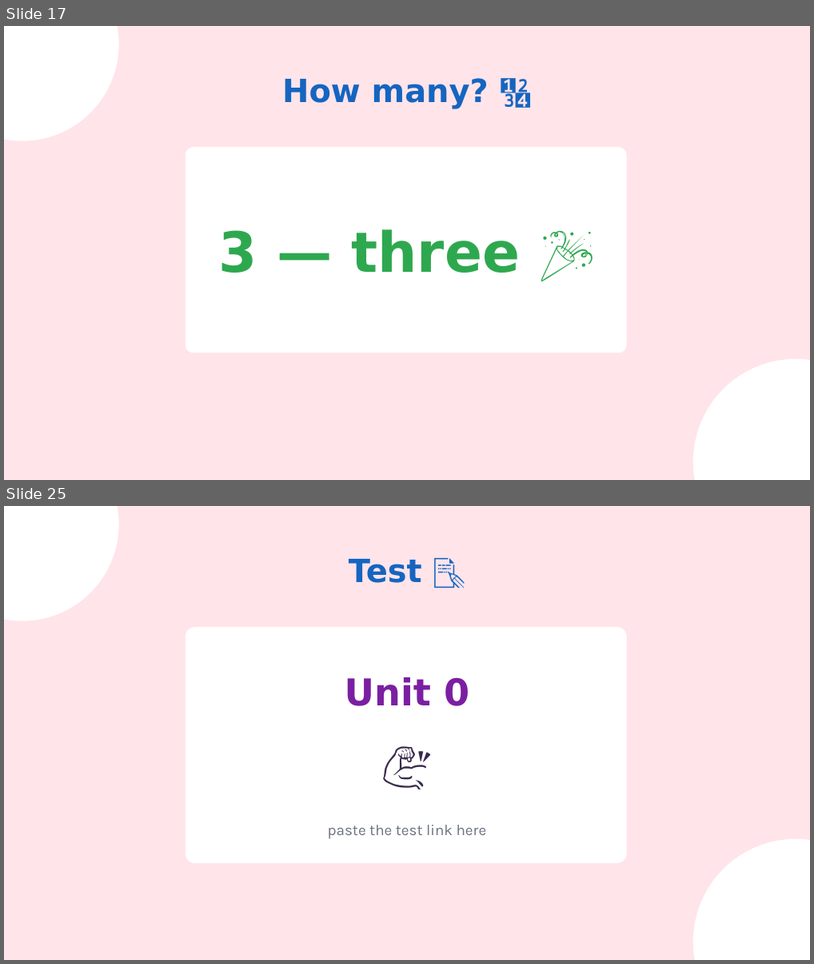
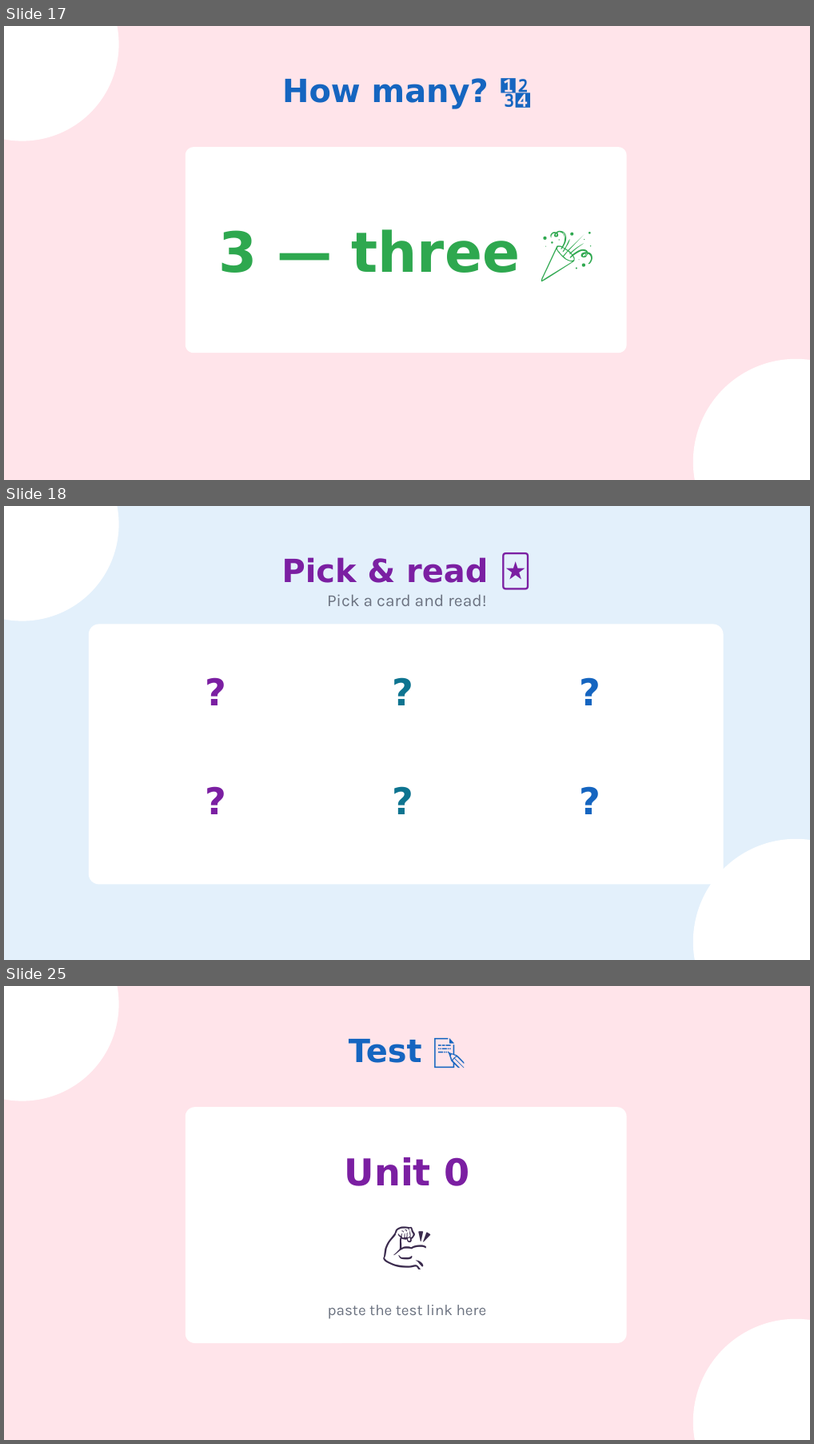
Before and after one commit to wowspeakschool-lang/classroom, a slide deck: builds/sm0/u0/Unit 0 Lesson 6.pptx. Shown one above the other, each under a label of ours: slides 17 and 25 before the commit, slides 17, 18 and 25 after it; the slides between them are not shown. The pictures are 814x964 and 814x1444 pixels, drawn with LibreOffice and Linux fonts; fonts in the diff are those of the drawing. Boxes give left, top, right and bottom in pixels: in the first picture for what was removed or moved away, otherwise in the second. Text is boxed around its words. In the diff, an @@ line names an element or a change of style, - is before the commit and + after.

```diff
--- a/builds/sm0/u0/Unit 0 Lesson 6.pptx
+++ b/builds/sm0/u0/Unit 0 Lesson 6.pptx
@@ slide 18 added at (4,506,810,960), background #E3F0FB @@
@@ ellipse added at (4,506,119,621), fill #FFFFFF @@
@@ text added at (282,557,488,583), 38 pt, text #7B1FA2, bold @@
+Pick & read 🃏
@@ text added at (327,594,486,606), 20 pt, text #6B7280 @@
+Pick a card and read!
@@ rounded rectangle added at (89,624,724,884), fill #FFFFFF @@
@@ text added at (137,645,294,736), 44 pt, text #7B1FA2, bold @@
+?
@@ text added at (325,645,482,736), 44 pt, text #0E7490, bold @@
+?
@@ text added at (512,645,670,736), 44 pt, text #1565C0, bold @@
+?
@@ text added at (137,754,294,844), 44 pt, text #7B1FA2, bold @@
+?
@@ text added at (325,754,482,844), 44 pt, text #0E7490, bold @@
+?
@@ text added at (512,754,670,844), 44 pt, text #1565C0, bold @@
+?
@@ ellipse added at (694,839,810,960), fill #FFFFFF @@
```
Also in this commit, not shown: 17 slides changed, 1 slide removed, 2 other files.
